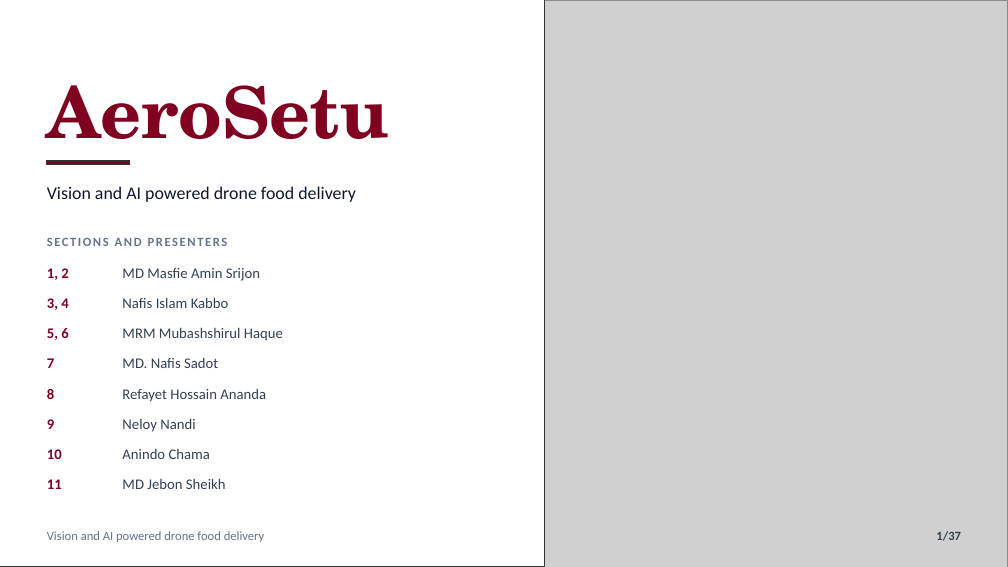
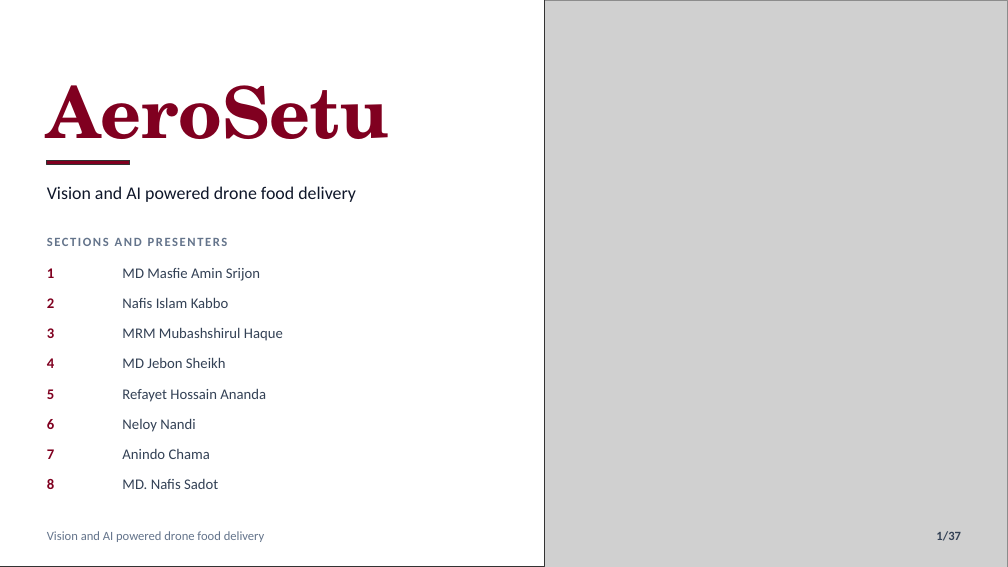
Before and after one commit to nafiskabbo/presentation-hum, a slide deck: slide 1 of output/AeroSetu_Group_Presentation-v1.pptx. Drawn at 1008x567 pixels with LibreOffice and Linux fonts; fonts in the diff are those of the drawing; grey boxes stand for pictures. Boxes give left, top, right and bottom in pixels: in the first picture for what was removed or moved away, otherwise in the second. Text is boxed around its words. In the diff, an @@ line names an element or a change of style, - is before the commit and + after.

```diff
--- a/output/AeroSetu_Group_Presentation-v1.pptx
+++ b/output/AeroSetu_Group_Presentation-v1.pptx
@@ text at bbox=[47, 268, 54, 278]: text changed @@
-1, 2
+1
@@ text at bbox=[47, 298, 54, 308]: text changed @@
-3, 4
+2
@@ text at bbox=[47, 328, 54, 338]: text changed @@
-5, 6
+3
@@ text at bbox=[47, 358, 54, 368]: text changed @@
-7
+4
@@ text at bbox=[122, 357, 226, 368]: text changed @@
-MD. Nafis Sadot
+MD Jebon Sheikh
@@ text at bbox=[47, 389, 54, 399]: text changed @@
-8
+5
@@ text at bbox=[47, 419, 54, 429]: text changed @@
-9
+6
@@ text at bbox=[47, 449, 54, 459]: text changed @@
-10
+7
@@ text at bbox=[47, 479, 54, 489]: text changed @@
-11
+8
@@ text at bbox=[122, 479, 218, 489]: text changed @@
-MD Jebon Sheikh
+MD. Nafis Sadot
```
Also in this commit, not shown: 35 other slides changed, 5 other files.
